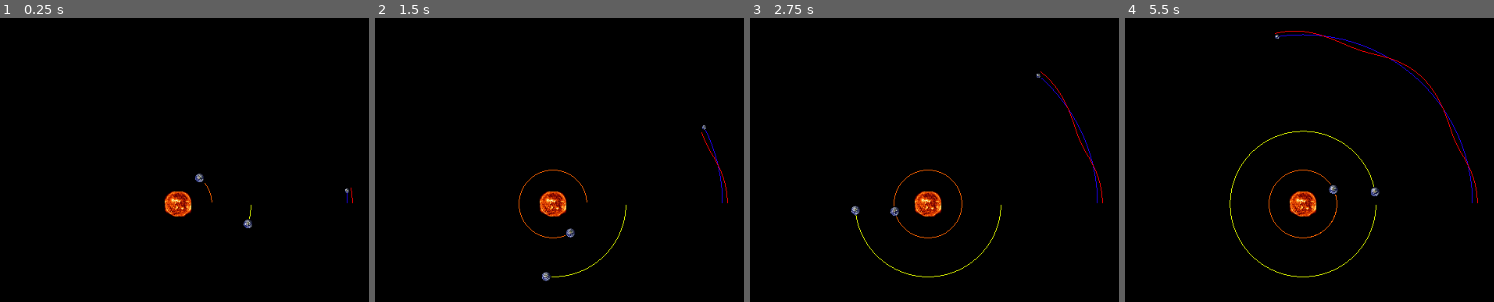
Above: before the commit, frames 1-4 (left to right).
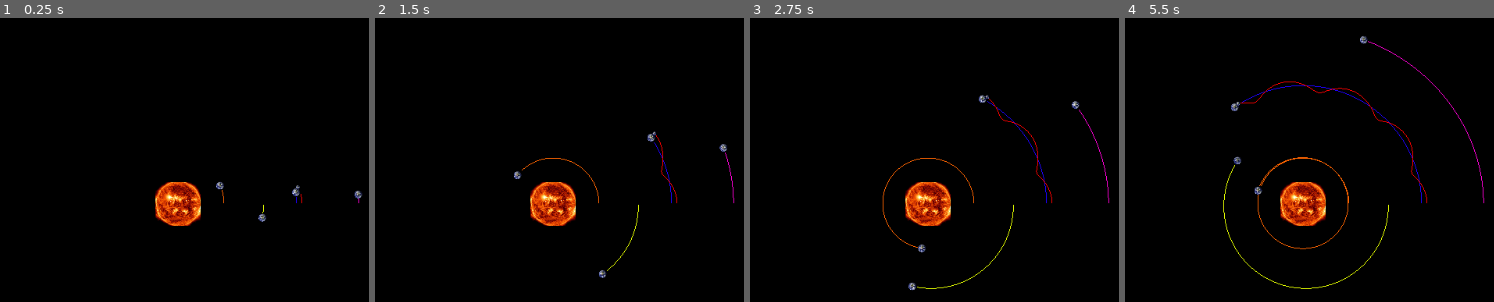
Above: after the commit, the same moments.

Repository: jarkonik/gravity
Game: Godot game, scene res://Main.tscn
Two runs of this game, one before a commit and one after it. Both use one fixed random seed, a clock stepped at 60 frames per second and the inputs below.
Inputs:
- Up to frame 1 (0.25 s): no input
- Up to frame 2 (1.5 s): no input
- Up to frame 3 (2.75 s): no input
- Up to frame 4 (5.5 s): no input

The runs differ from the first frame. In frame 1, 2.1% of the frame differs, in the area x 42-99%, y 54-74%; in frame 2, 3.1%; in frame 3, 3.9%; in frame 4, 5.5%, in the area x 26-98%, y 4-96%.

Commit message:
Working solar system

Diff:
--- a/Main.tscn
+++ b/Main.tscn
@@ -13,13 +13,13 @@
 anchor_mode = 1
 rotating = false
 current = true
-zoom = Vector2( 3, 3 )
+zoom = Vector2( 1.7, 1.7 )
 limit_left = -10000000
 limit_top = -10000000
 limit_right = 10000000
 limit_bottom = 10000000
 limit_smoothed = false
-drag_margin_h_enabled = true
+drag_margin_h_enabled = false
 drag_margin_v_enabled = true
 smoothing_enabled = false
 smoothing_speed = 5.0
@@ -47,8 +47,8 @@
 
 [node name="Mercury" parent="Planets" index="1" instance=ExtResource( 2 )]
 
-position = Vector2( 130, 0 )
-scale = Vector2( 0.02, 0.02 )
+position = Vector2( 100, 0 )
+scale = Vector2( 0.01, 0.01 )
 velocity = Vector2( 0, -175.412 )
 mass = 5
 path_color = Color( 1, 0.398438, 0, 1 )
@@ -56,8 +56,8 @@
 
 [node name="Venus" parent="Planets" index="2" instance=ExtResource( 2 )]
 
-position = Vector2( 280, 0 )
-scale = Vector2( 0.02, 0.02 )
+position = Vector2( 186, 0 )
+scale = Vector2( 0.01, 0.01 )
 velocity = Vector2( 0, 119.523 )
 mass = 67
 path_color = Color( 0.898438, 1, 0, 1 )
@@ -66,16 +66,26 @@
 
 [node name="Earth" parent="Planets" index="3" instance=ExtResource( 2 )]
 
-position = Vector2( 651, 0 )
+position = Vector2( 258, 0 )
 scale = Vector2( 0.01, 0.01 )
 velocity = Vector2( 0, -78.4465 )
-mass = 50000
+mass = 400000
 path_color = Color( 0.125, 0, 1, 1 )
 gravity_parent = NodePath("../Sun")
 
-[node name="Moon" parent="Planets" index="4" instance=ExtResource( 2 )]
+[node name="Mars" parent="Planets" index="4" instance=ExtResource( 2 )]
 
-position = Vector2( 670, 0 )
-scale = Vector2( 0.001, 0.001 )
+position = Vector2( 393, 0 )
+scale = Vector2( 0.01, 0.01 )
+velocity = Vector2( 0, -323.924 )
+mass = 9
+path_color = Color( 1, 0, 0.84375, 1 )
+gravity_parent = NodePath("../Sun")
+
+[node name="Moon" parent="Planets" index="5" instance=ExtResource( 2 )]
+
+position = Vector2( 270, 0 )
+rotation = -19.2807
+scale = Vector2( 0.005, 0.005 )
 velocity = Vector2( 0, -176.777 )
 gravity_parent = NodePath("../Earth")
--- a/Planet.gd
+++ b/Planet.gd
@@ -17,7 +17,7 @@
 
 export(NodePath) var gravity_parent = null
 
-const GRAV_CONST = 1
+const GRAV_CONST = 0.1
 
 var path = []
 const PATH_COLOR = PoolColorArray([Color(1.0, 0.0, 0.0)])
